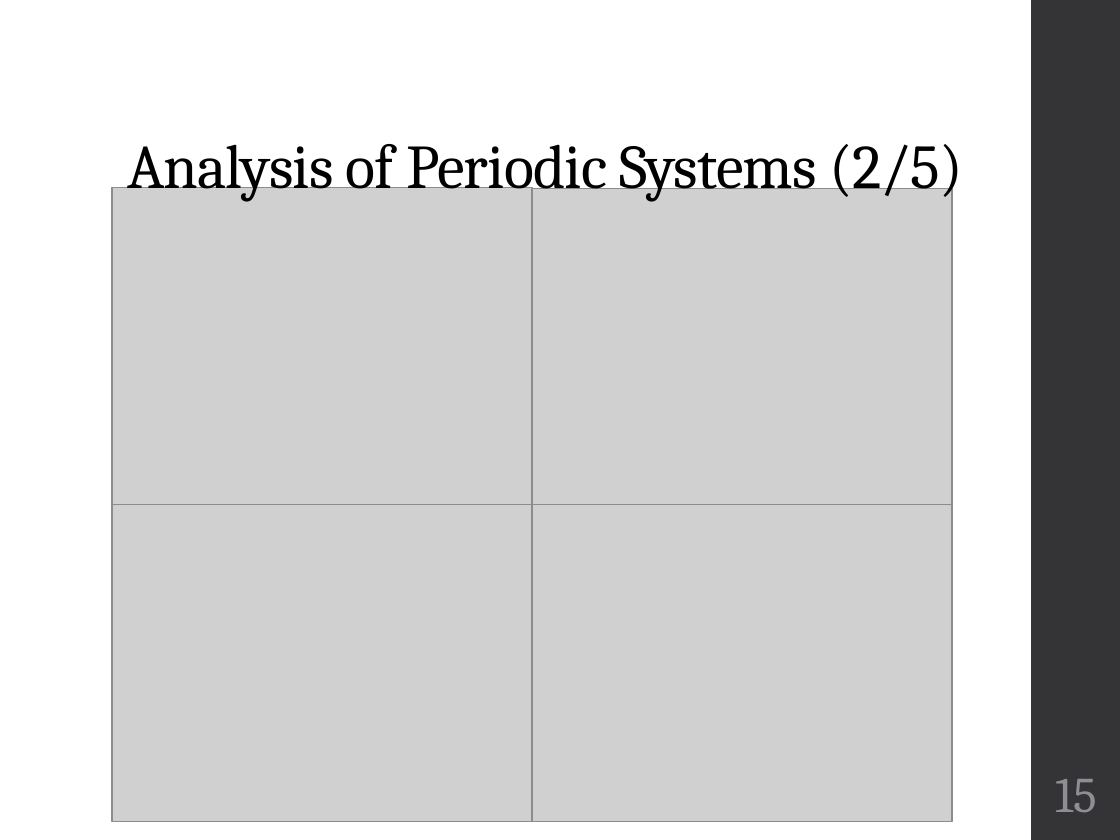
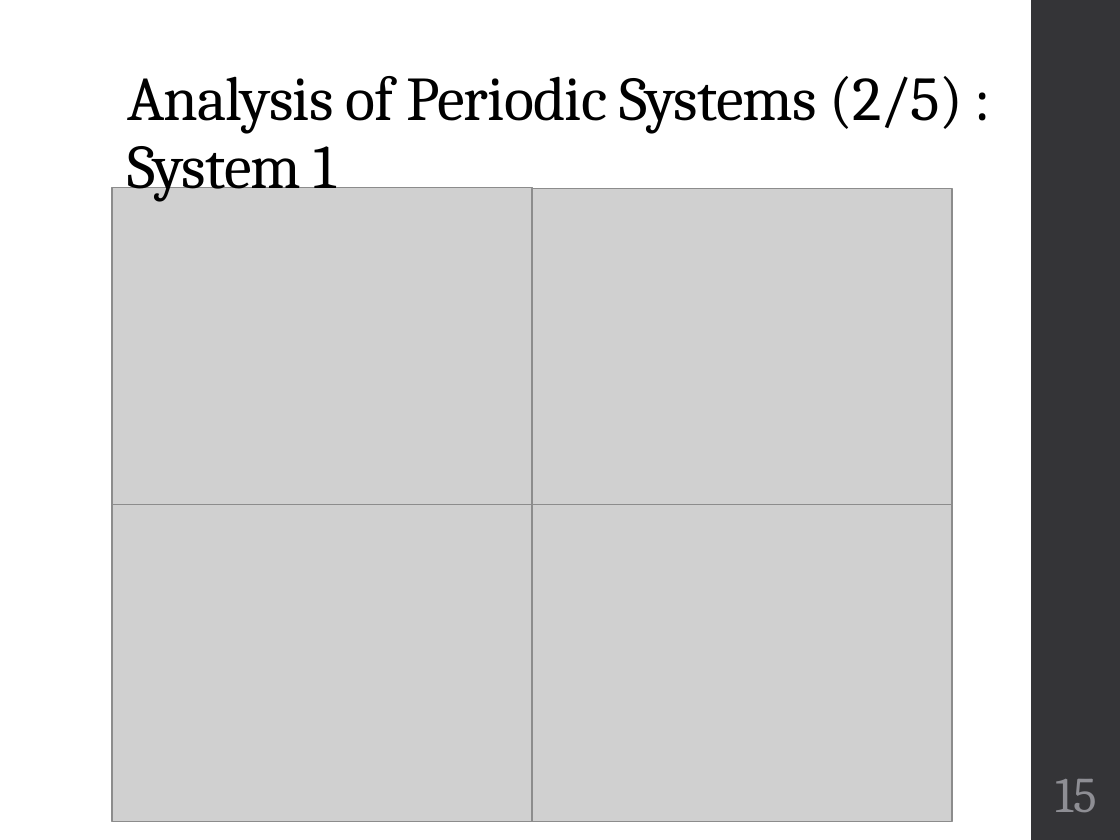
Before and after one commit to finger563/cbsat, a slide deck: slide 15 of thesis/Defense.pptx. Drawn at 1120x840 pixels with LibreOffice and Linux fonts; fonts in the diff are those of the drawing; grey boxes stand for pictures. Boxes give left, top, right and bottom in pixels: in the first picture for what was removed or moved away, otherwise in the second. Text is boxed around its words. In the diff, an @@ line names an element or a change of style, - is before the commit and + after.

Commit message:
finished off periodic analysis and updated some figures.

```diff
--- a/thesis/Defense.pptx
+++ b/thesis/Defense.pptx
@@ title at (127, 76, 963, 202): text changed @@
-Analysis of Periodic Systems (2/5)
+Analysis of Periodic Systems (2/5) : System 1
```
Also in this commit, not shown: 5 other slides changed.
